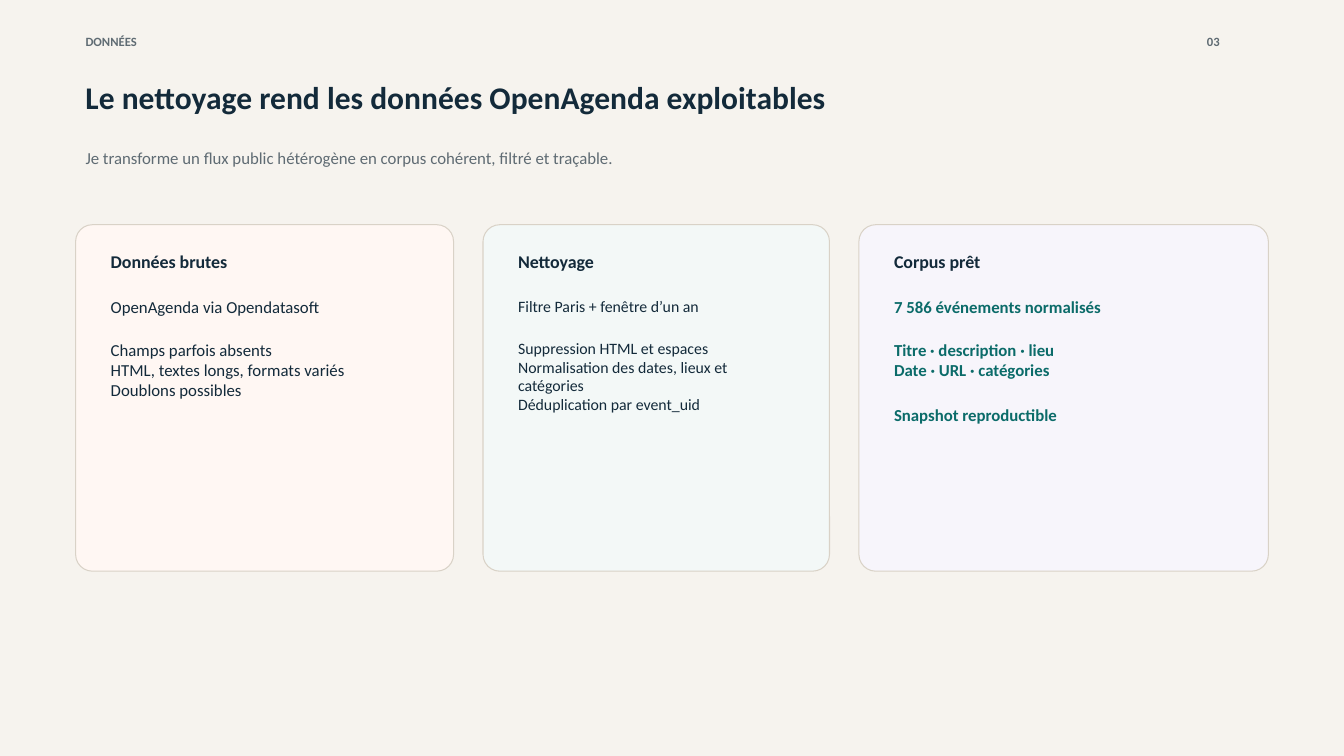
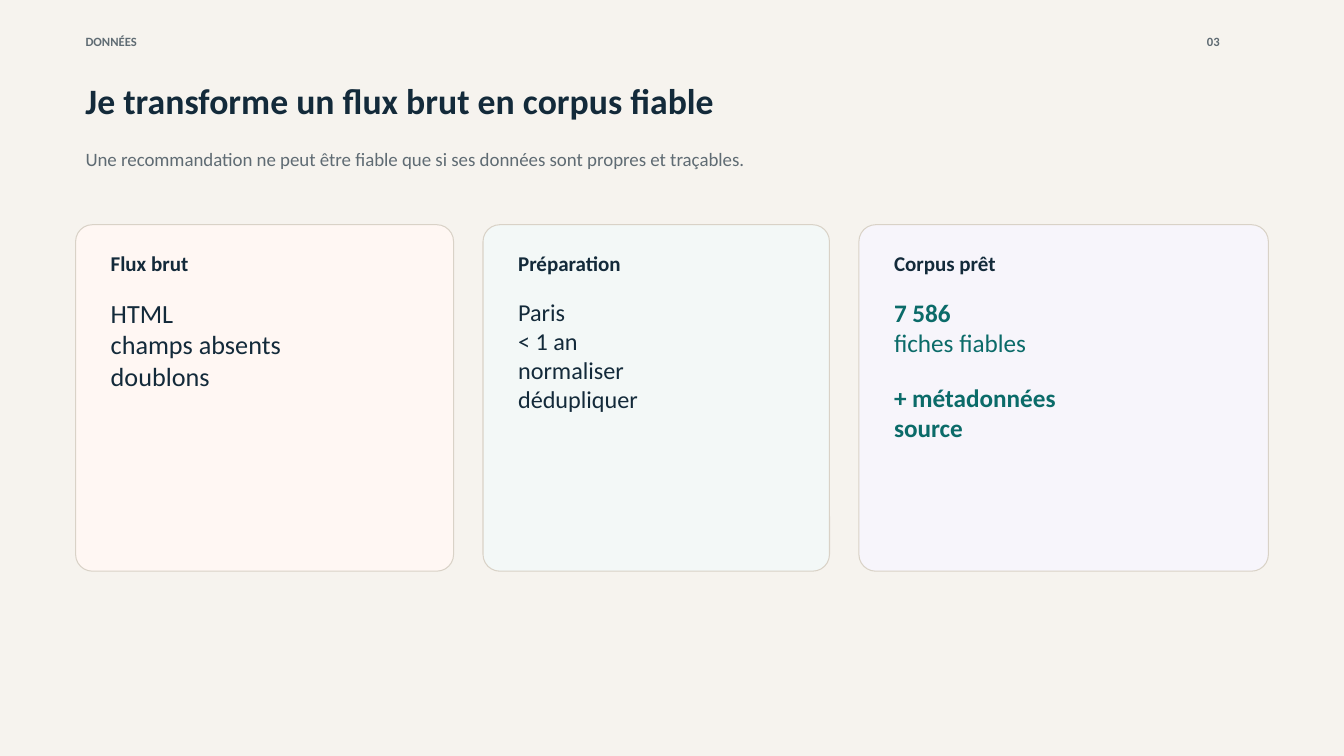
Before and after one commit to hgbe-GH/Projet7, a slide deck: slide 3 of outputs/openagenda-rag-soutenance.pptx. Drawn at 1344x756 pixels with LibreOffice and Linux fonts; fonts in the diff are those of the drawing. Boxes give left, top, right and bottom in pixels: in the first picture for what was removed or moved away, otherwise in the second. Text is boxed around its words. In the diff, an @@ line names an element or a change of style, - is before the commit and + after.

```diff
--- a/outputs/openagenda-rag-soutenance.pptx
+++ b/outputs/openagenda-rag-soutenance.pptx
@@ text at bbox=[85, 89, 713, 120]: text changed; size 22.5 to 25.5 pt @@
-Le nettoyage rend les données OpenAgenda exploitables
+Je transforme un flux brut en corpus fiable
@@ text at bbox=[86, 153, 744, 169]: text changed; size 12 to 13.5 pt @@
-Je transforme un flux public hétérogène en corpus cohérent, filtré et traçable.
+Une recommandation ne peut être fiable que si ses données sont propres et traçables.
@@ text at bbox=[111, 256, 188, 271]: text changed; size 12.8 to 15 pt @@
-Données brutes
+Flux brut
@@ text at bbox=[518, 256, 621, 275]: text changed; size 12.8 to 15 pt @@
-Nettoyage
+Préparation
@@ text "Corpus prêt" at bbox=[894, 256, 995, 275]: size 12.8 to 15 pt @@
@@ text at bbox=[111, 306, 281, 386]: text changed; size 12 to 18.8 pt @@
-OpenAgenda via Opendatasoft
-Champs parfois absents
-HTML, textes longs, formats variés
-Doublons possibles
+HTML
+champs absents
+doublons
@@ text at bbox=[518, 304, 638, 412]: text changed; size 11.2 to 17.2 pt @@
-Filtre Paris + fenêtre d’un an
-Suppression HTML et espaces
-Normalisation des dates, lieux et catégories
-Déduplication par event_uid
+Paris
+< 1 an
+normaliser
+dédupliquer
@@ text at bbox=[894, 304, 1055, 437]: text changed; size 12 to 18 pt @@
-7 586 événements normalisés
-Titre · description · lieu
-Date · URL · catégories
-Snapshot reproductible
+7 586
+fiches fiables
++ métadonnées
+source
```
Also in this commit, not shown: 11 other slides changed, 1 other file.
